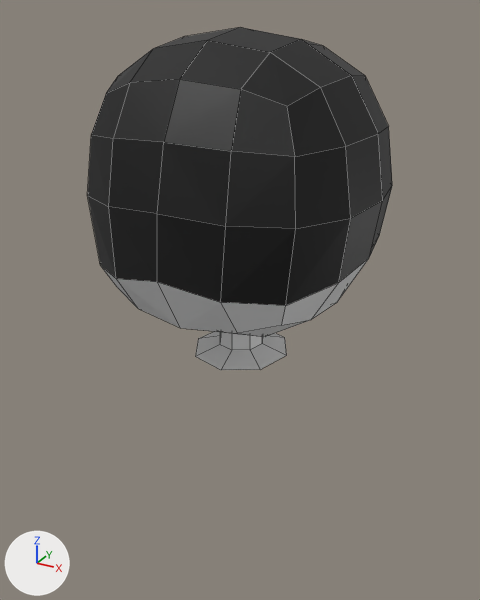
The Blender file 06.06.2025_Nurse_Drones.blend as it was, and as the next commit left it.
The view is the same before and after, from a camera (50 mm lens) standing at (1.6, -2.92, 0.81) and looking at (-0.02, 0.03, -0.66). The axes (+X, +Y, +Z) are drawn at lower left. The lights are the same throughout. Mesh edges are drawn as thin lines.

The older version as bpy lines, for what is in view:
```python
me_куб = bpy.data.meshes.new('Куб')
me_куб.from_pydata(...)  # 125 vertices, 120 faces; spans x -0.74..0.74, y -0.75..0.72, z -0.94..0.73
# faces by material slot: [56, 64]
me_куб.materials.append(mat_материал)  # white #e7e7e7
me_куб.materials.append(mat_материал_001)  # black #000000
ob_куб = bpy.data.objects.new('Куб', me_куб)
ob_куб.location = (0.0, 0.0, 0.0)
```
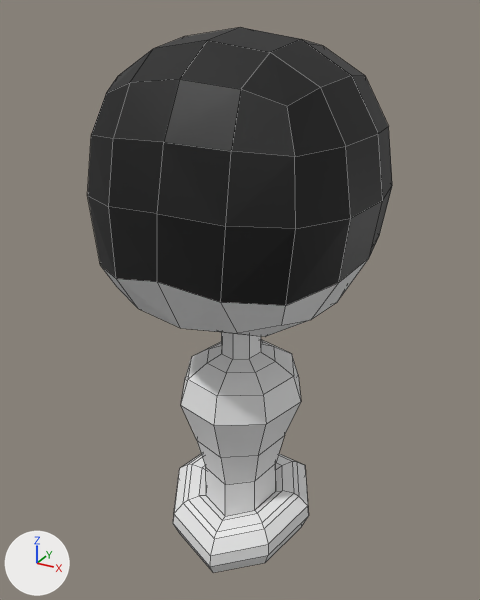
Where the change shows, as pixel boxes (x1, y1, x2, y2) in the pictures (480 x 600 px):
'Куб', reshaped (59% taller): before (88, 27, 392, 370); after (88, 27, 392, 573)
part 1 of me_куб, built on: before (195, 332, 287, 370); after (173, 332, 309, 573)

The change, as a diff of the scene's bpy script:
```diff
--- a/06.06.2025_Nurse_Drones.blend.py
+++ b/06.06.2025_Nurse_Drones.blend.py
@@ me_куб @@
 # used by ob_куб; location = (0.0, 0.0, 0.0)
-me_куб.from_pydata(...)  # 125 vertices, 120 faces; spans x -0.74..0.74, y -0.75..0.72, z -0.94..0.73
+me_куб.from_pydata(...)  # 213 vertices, 208 faces; spans x -0.74..0.74, y -0.75..0.72, z -2.25..0.73
+# me_куб part 1
+# 8 vertices are removed from x -0.27..0.27, y -0.27..0.27, z -0.94..-0.92
+# 8 faces are deleted
+# 16 vertices move from x -0.12..0.13, y -0.12..0.13, z -0.89..-0.72 to x -0.11..0.12, y -0.11..0.12, z -0.95..-0.72
+# 96 vertices are added at x -0.44..0.45, y -0.43..0.44, z -2.25..-0.97
+# 96 new faces join them, mat_материал (white #e7e7e7)
 me_куб.materials.append(mat_материал)
```
